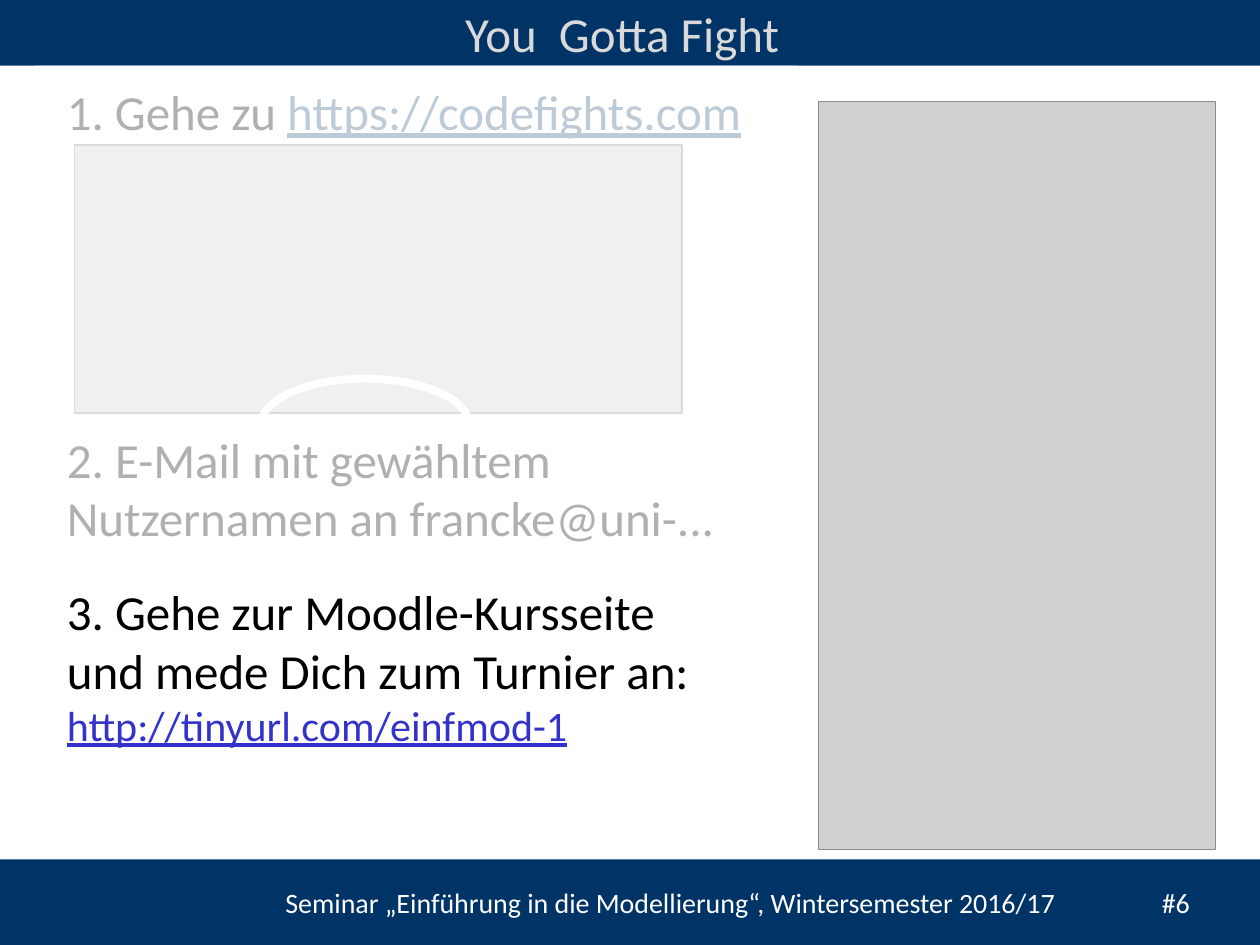
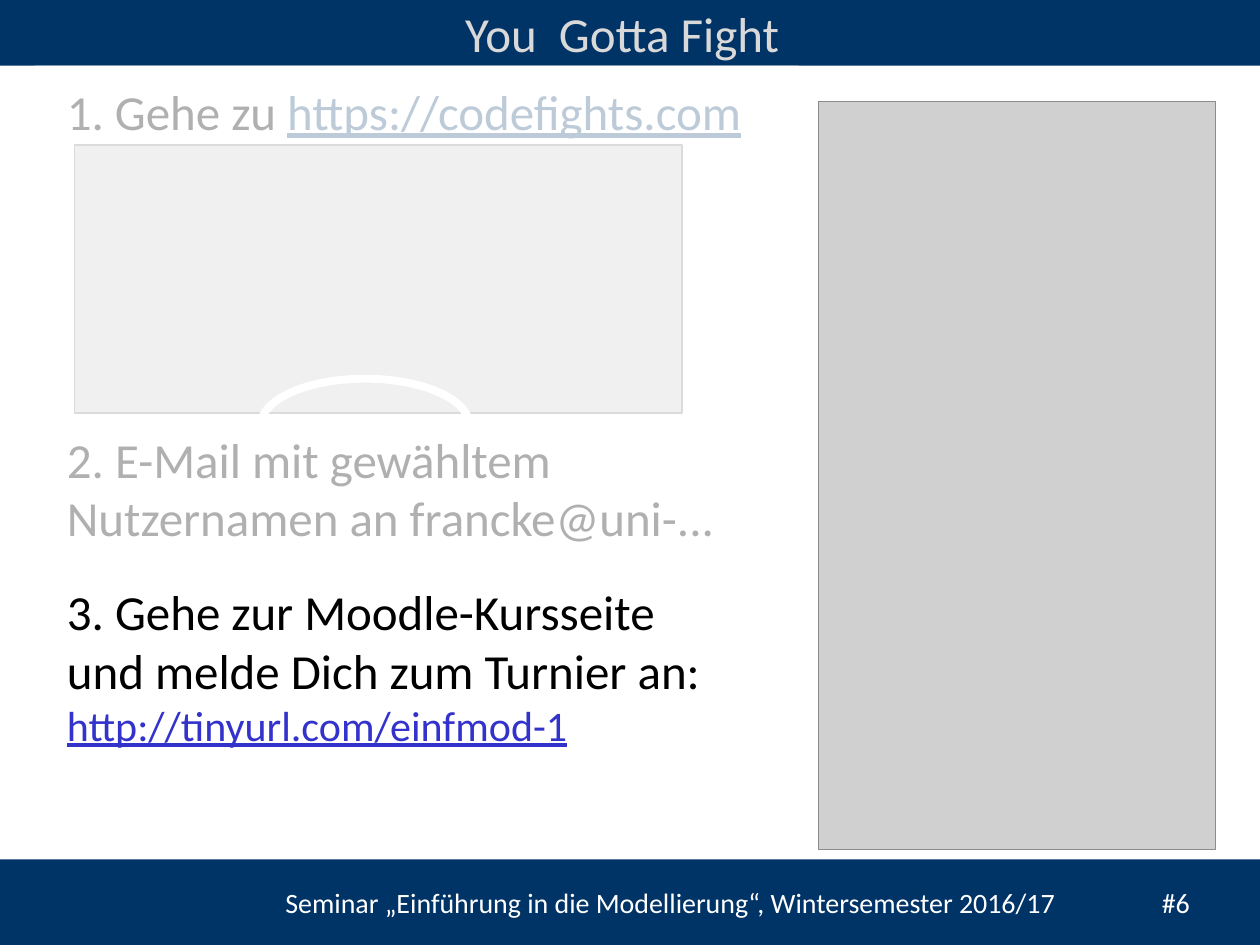
Before and after one commit to heistermann/Einf_Modellierung, a slide deck: slide 6 of Termin_1/folien/UebungModellierung#1.pptx. Drawn at 1260x945 pixels with LibreOffice and Linux fonts; fonts in the diff are those of the drawing; grey boxes stand for pictures; background and template pictures are left out. Boxes give left, top, right and bottom in pixels: in the first picture for what was removed or moved away, otherwise in the second. Text is boxed around its words. In the diff, an @@ line names an element or a change of style, - is before the commit and + after.

```diff
--- a/Termin_1/folien/UebungModellierung#1.pptx
+++ b/Termin_1/folien/UebungModellierung#1.pptx
@@ text at (67,596,700,748): text changed @@
-3. Gehe zur Moodle-Kursseite
-und mede Dich zum Turnier an: http://tinyurl.com/einfmod-1
+3. Gehe zur Moodle-Kursseite
+und melde Dich zum Turnier an: http://tinyurl.com/einfmod-1
```
Also in this commit, not shown: 5 other files.
